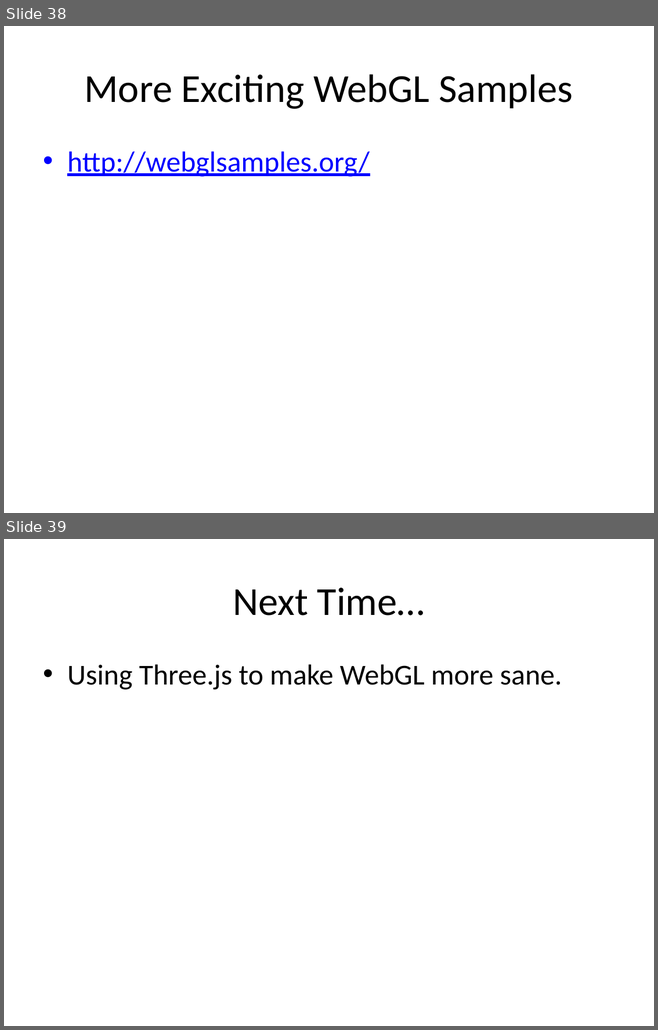
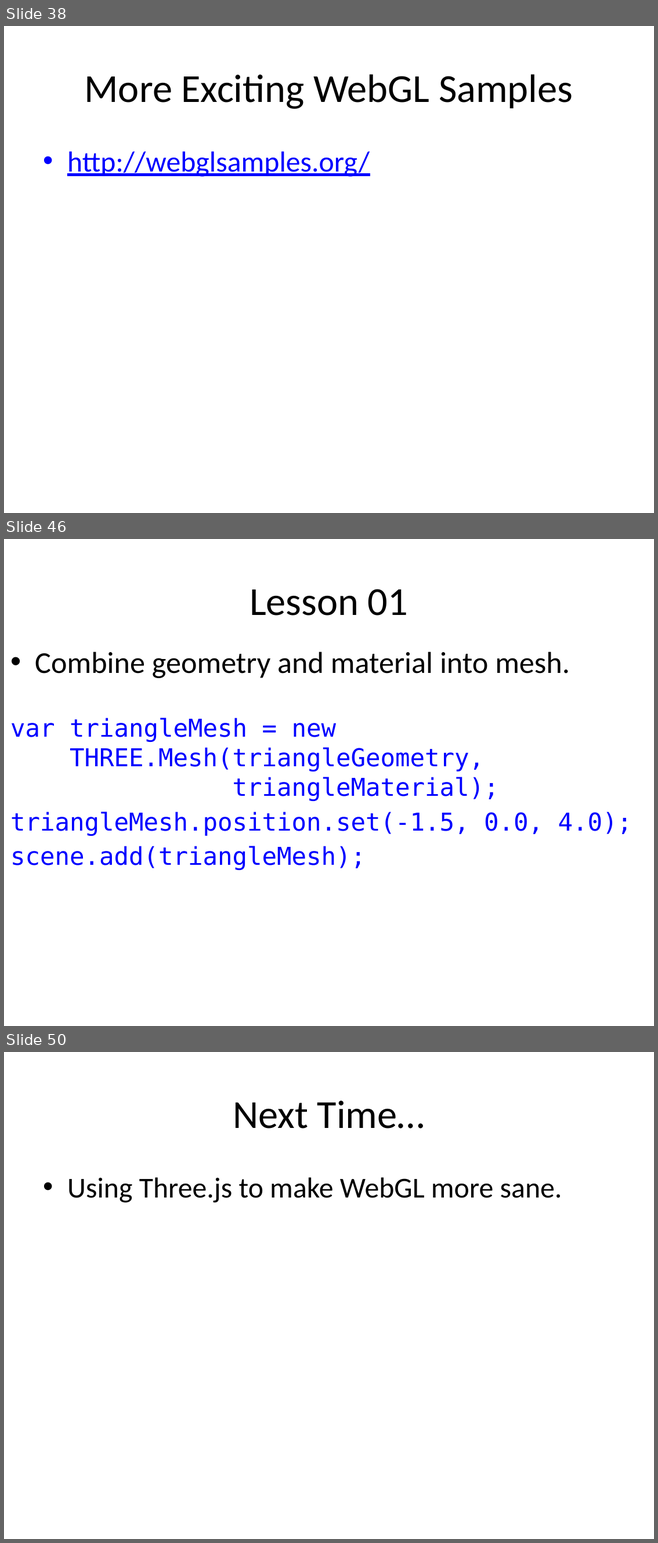
Before and after one commit to uva-graphics/webgl, a slide deck: slides.pptx. Shown one above the other, each under a label of ours: slides 38 and 39 before the commit, slides 38, 46 and 50 after it; the slides between them are not shown. The pictures are 658x1030 and 658x1543 pixels, drawn with LibreOffice and Linux fonts; fonts in the diff are those of the drawing. Boxes give left, top, right and bottom in pixels: in the first picture for what was removed or moved away, otherwise in the second. Text is boxed around its words. In the diff, an @@ line names an element or a change of style, - is before the commit and + after.

```diff
--- a/slides.pptx
+++ b/slides.pptx
@@ slide 46 added at [4, 539, 654, 1026], background #FFFFFF @@
@@ title added at [249, 589, 408, 616], 44 pt, text #000000 @@
+Lesson 01
@@ text added at [10, 652, 632, 870], 27.3 pt, text #0000FF @@
+• Combine geometry and material into mesh.
+var triangleMesh = new
+THREE.Mesh(triangleGeometry,
+triangleMaterial);
+triangleMesh.position.set(-1.5, 0.0, 4.0);
+scene.add(triangleMesh);
@@ what was slide 39 is now slide 50 @@
```
Also in this commit, not shown: 1 slide changed, 10 other slides added, 12 other files.
